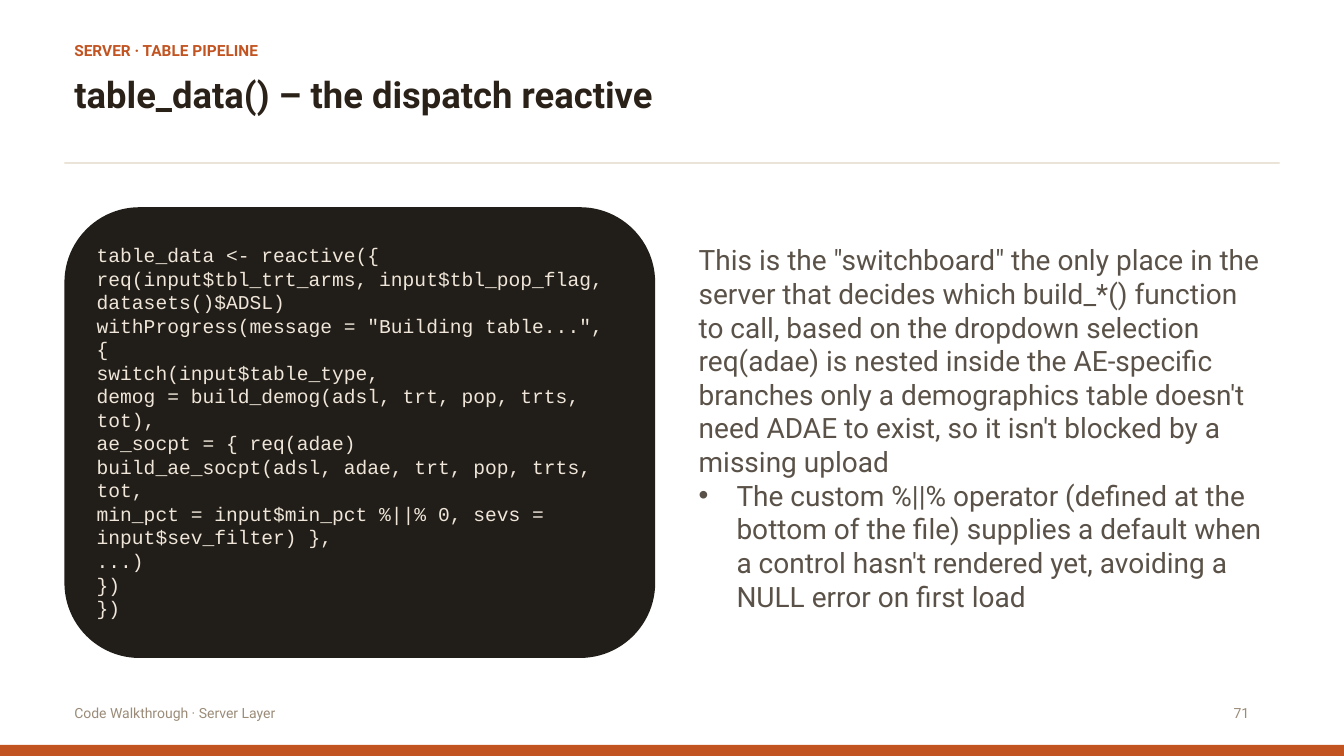
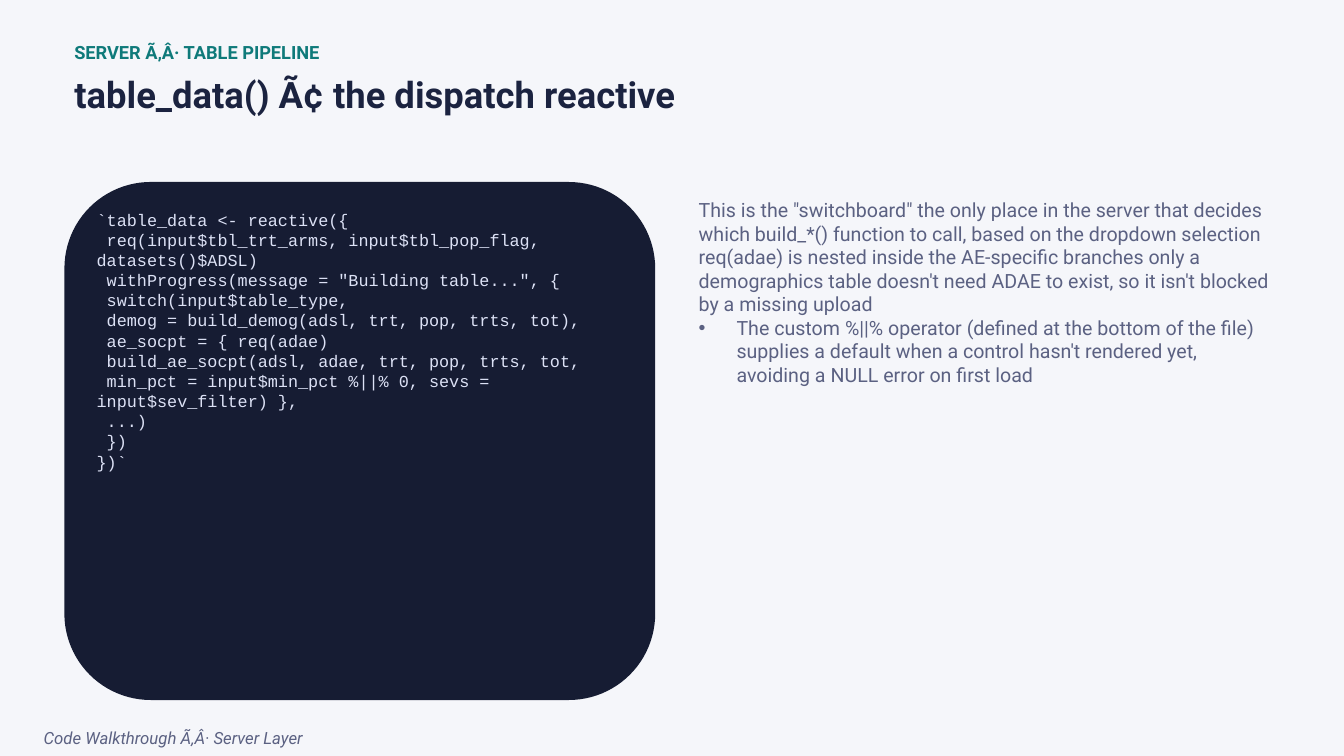
Before and after one commit to itsmdivakaran/IASCT-RShiny-Workshop, a slide deck: slide 71 of IASCT_Shiny_Workshop.pptx (slide 88 before the commit). Drawn at 1344x756 pixels with LibreOffice and Linux fonts; fonts in the diff are those of the drawing. Boxes give left, top, right and bottom in pixels: in the first picture for what was removed or moved away, otherwise in the second. Text is boxed around its words. In the diff, an @@ line names an element or a change of style, - is before the commit and + after.

```diff
--- a/IASCT_Shiny_Workshop.pptx
+++ b/IASCT_Shiny_Workshop.pptx
@@ background #FFFFFF to #F5F6FA @@
@@ text at box(74, 42, 319, 62): text changed; size 11 to 13 pt; text colour #C25422 to #0F7A7A @@
-SERVER · TABLE PIPELINE
+SERVER Ã‚Â· TABLE PIPELINE
@@ text at box(74, 75, 675, 116): text changed; text colour #2A2118 to #1B2340 @@
-table_data() – the dispatch reactive
+table_data() Ã¢ the dispatch reactive
@@ rectangle removed at box(65, 162, 1280, 163) @@
@@ rounded rectangle: place and size @@
-rounded rectangle at box(65, 208, 655, 658)
+rounded rectangle at box(65, 182, 655, 701)
@@ rounded rectangle at box(65, 182, 655, 701): fill #211D18 to #161C33 @@
@@ text "This is the "switchboard" the ...": place and size @@
-text "This is the "switchboard" the ..." at box(699, 249, 1261, 608)
+text "This is the "switchboard" the ..." at box(699, 202, 1268, 386)
@@ text "This is the "switchboard" the ..." at box(699, 202, 1268, 386): size 20 to 14 pt, text colour #5A5248 to #5B6182 @@
@@ text at box(97, 214, 580, 411): text changed; size 14 to 12 pt; text colour #EFE6D9 to #DCE1F5 @@
-table_data <- reactive({
-req(input$tbl_trt_arms, input$tbl_pop_flag, datasets()$ADSL)
-withProgress(message = "Building table...", {
-switch(input$table_type,
-demog = build_demog(adsl, trt, pop, trts, tot),
-ae_socpt = { req(adae)
-build_ae_socpt(adsl, adae, trt, pop, trts, tot,
-min_pct = input$min_pct %||% 0, sevs = input$sev_filter) },
-...)
-})
-})
+`table_data <- reactive({
+req(input$tbl_trt_arms, input$tbl_pop_flag, datasets()$ADSL)
+withProgress(message = "Building table...", {
+switch(input$table_type,
+demog = build_demog(adsl, trt, pop, trts, tot),
+ae_socpt = { req(adae)
+build_ae_socpt(adsl, adae, trt, pop, trts, tot,
+min_pct = input$min_pct %||% 0, sevs = input$sev_filter) },
+...)
+})
+})`
@@ text removed at box(1234, 708, 1250, 718) @@
-71
@@ rectangle removed at box(0, 745, 1344, 756) @@
@@ text at box(44, 729, 302, 748): text changed; size 10 to 12 pt; text colour #9B8C79 to #5B6182; italic on @@
-Code Walkthrough · Server Layer
+Code Walkthrough Ã‚Â· Server Layer
```
Also in this commit, not shown: 105 other slides changed, 2 slides added, 21 slides removed, 5 other files.
